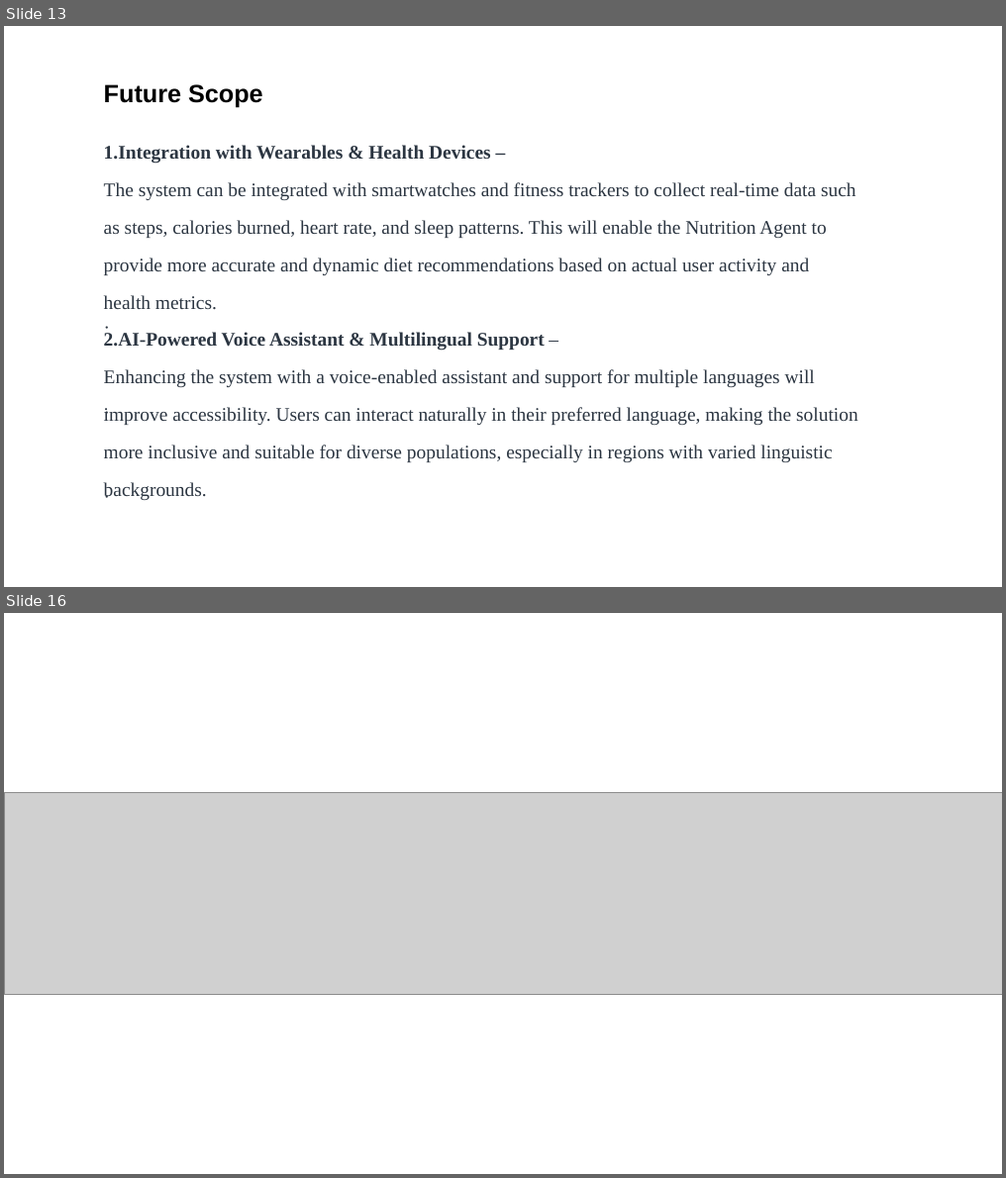
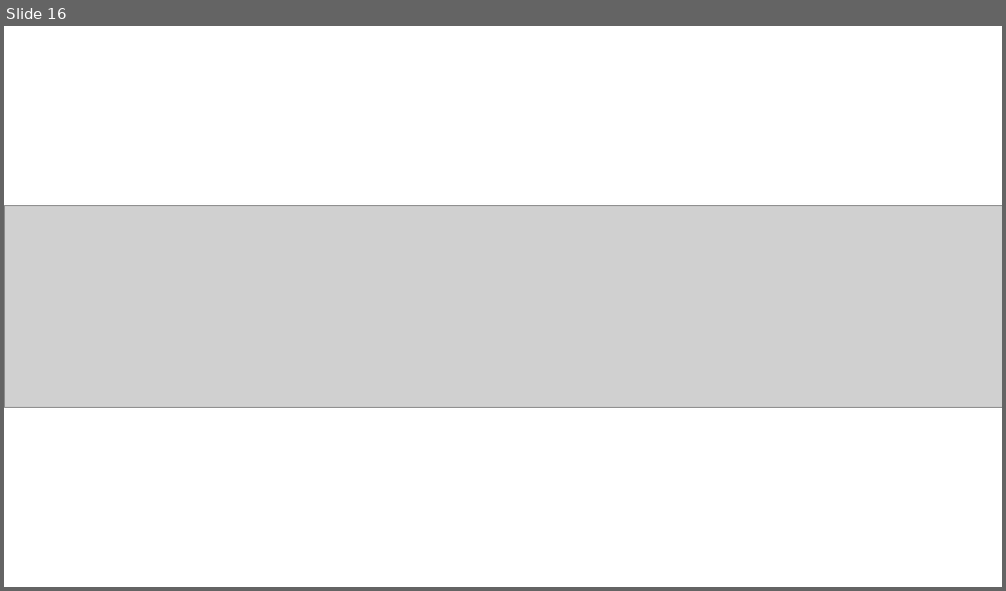
Before and after one commit to swarna-builds/AgriSense-AI-IBM-Granite, a slide deck: your projectpresntation.pptx. Shown one above the other, each under a label of ours: slides 13 and 16 before the commit, slide 16 after it; the slides between them are not shown. The pictures are 1006x1178 and 1006x591 pixels, drawn with LibreOffice and Linux fonts; fonts in the diff are those of the drawing; grey boxes stand for pictures. Boxes give left, top, right and bottom in pixels: in the first picture for what was removed or moved away, otherwise in the second. Text is boxed around its words. In the diff, an @@ line names an element or a change of style, - is before the commit and + after.

```diff
--- a/your projectpresntation.pptx
+++ b/your projectpresntation.pptx
@@ slide 13 removed at box(4, 26, 1002, 587), background #FFFFFF @@
@@ text removed at box(104, 84, 263, 107) @@
-Future Scope
@@ text removed at box(104, 145, 858, 463) @@
-1.Integration with Wearables & Health Devices –
-The system can be integrated with smartwatches and fitness trackers to collect real-time data such as steps, calories burned, heart rate, and sleep patterns. This will enable the Nutrition Agent to provide more accurate and dynamic diet recommendations based on actual user activity and health metrics.
-2.AI-Powered Voice Assistant & Multilingual Support –
-Enhancing the system with a voice-enabled assistant and support for multiple languages will improve accessibility. Users can interact naturally in their preferred language, making the solution more inclusive and suitable for diverse populations, especially in regions with varied linguistic backgrounds.
@@ text removed at box(104, 301, 715, 364) @@
-·
@@ text removed at box(104, 386, 715, 449) @@
-·
@@ text removed at box(104, 471, 715, 502) @@
-·
```
Also in this commit, not shown: 3 slides changed, 12 slides added, 11 other slides removed, 1 other file.
